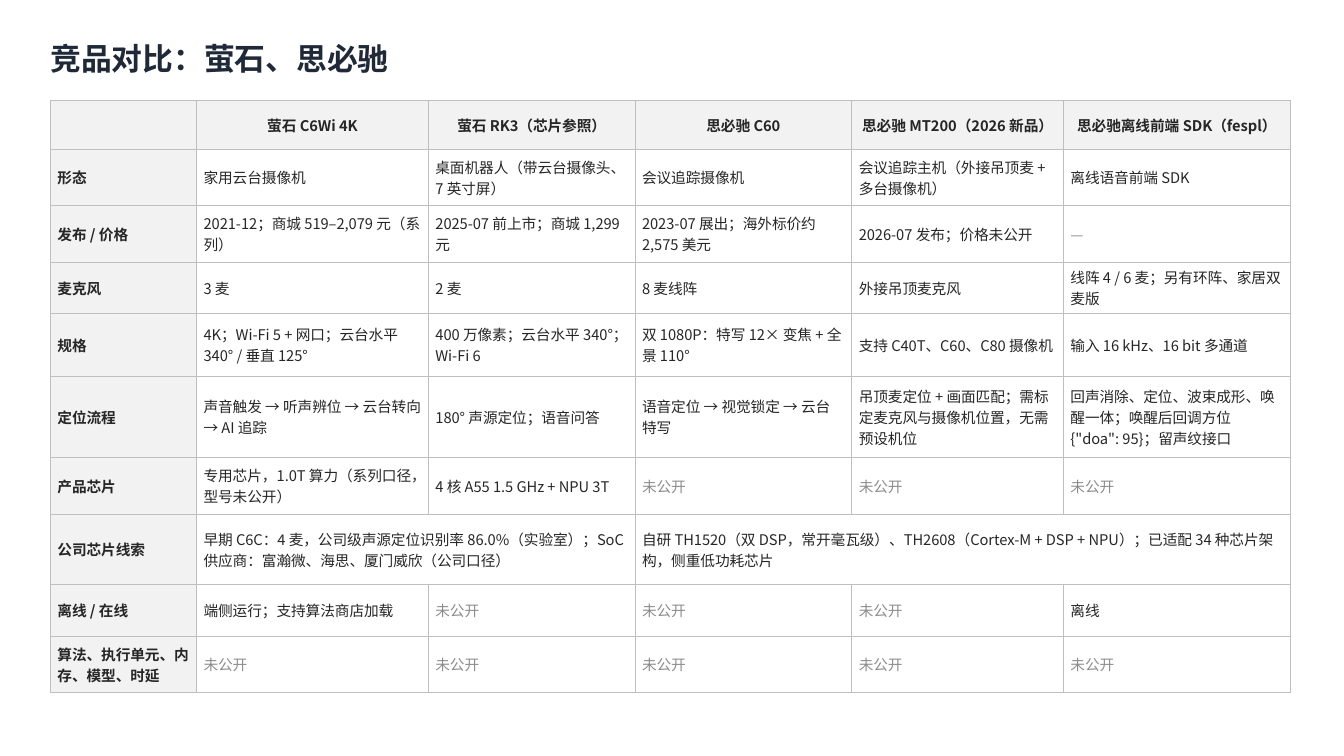
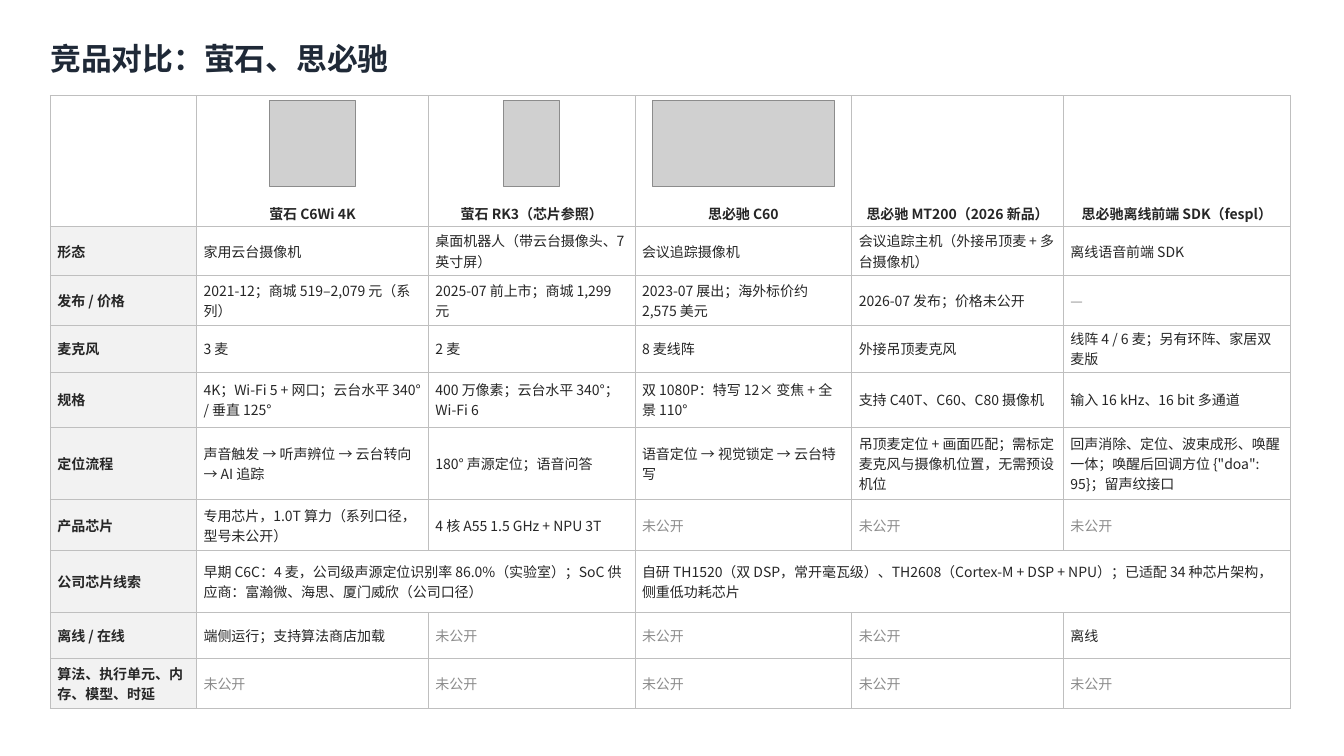
Before and after one commit to ZeroFoxxi/ssl-scene1, a slide deck: slide 1 of 竞品补充页_精简版.pptx. Drawn at 1344x756 pixels with LibreOffice and Linux fonts; fonts in the diff are those of the drawing; grey boxes stand for pictures. Boxes give left, top, right and bottom in pixels: in the first picture for what was removed or moved away, otherwise in the second. Text is boxed around its words. In the diff, an @@ line names an element or a change of style, - is before the commit and + after.

```diff
--- a/竞品补充页_精简版.pptx
+++ b/竞品补充页_精简版.pptx
@@ table at [50,96,1291,705] @@
@@ fill #F2F2F2 to #FFFFFF in row 1 @@
@@ size 10.5 to 10 pt @@
@@ table: place and size @@
-table at [50,101,1291,687]
+table at [50,96,1291,705]
@@ picture added at [269,101,355,187] @@
@@ picture added at [504,101,560,187] @@
@@ picture added at [652,101,835,187] @@
```
Also in this commit, not shown: 4 other files.
